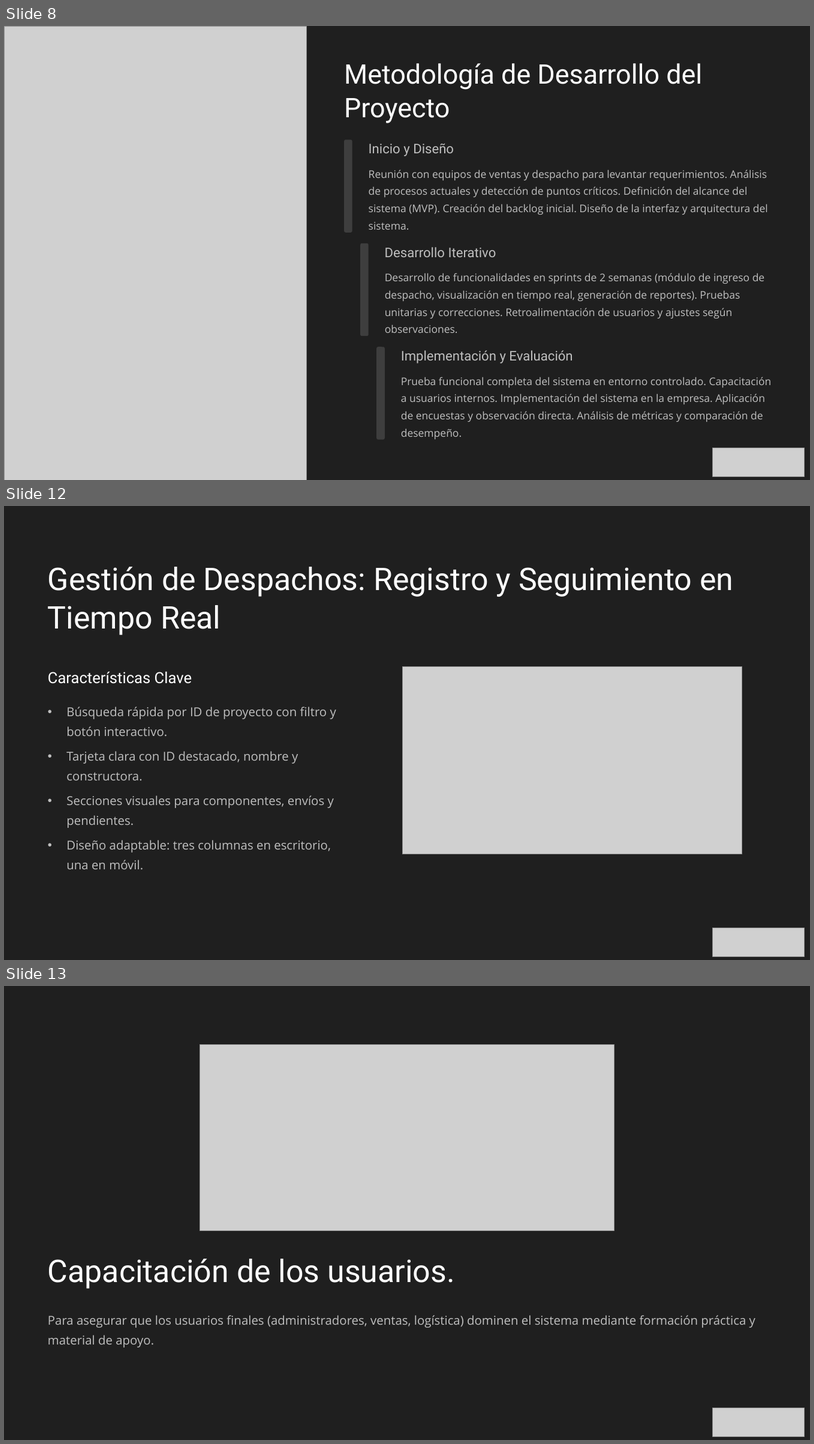
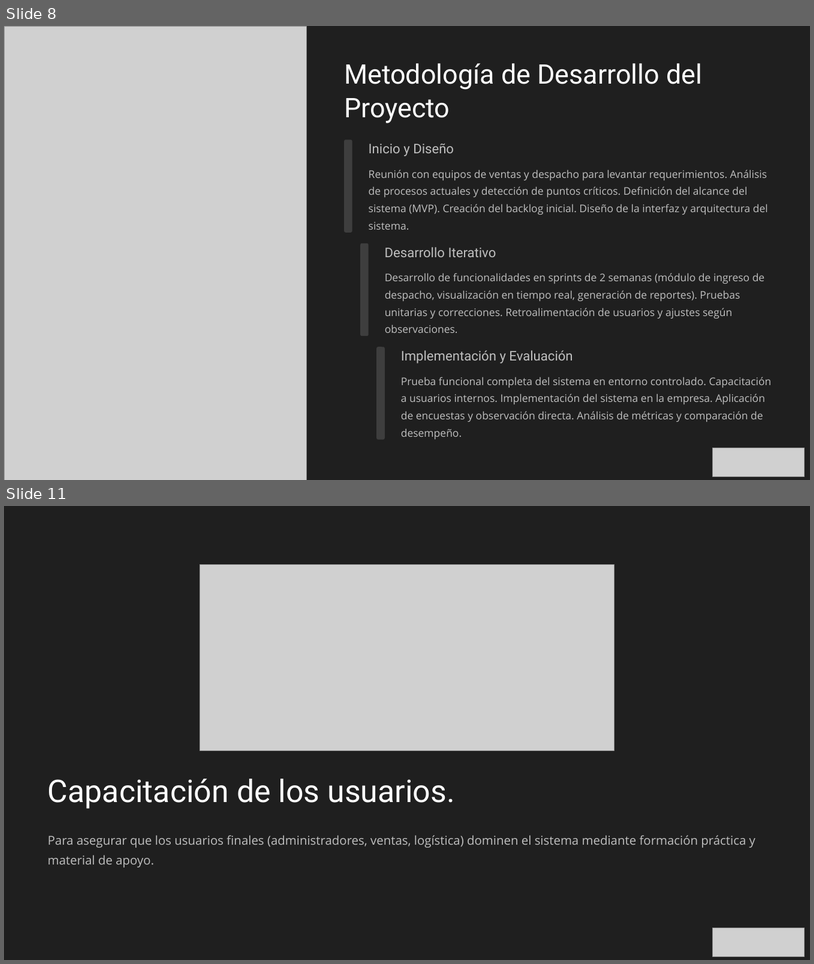
Before and after one commit to MikeBrevis/IACC_Examen_Final, a slide deck: MichelBrevis-Presentación examen final.pptx. Shown one above the other, each under a label of ours: slides 8, 12 and 13 before the commit, slides 8 and 11 after it; the slides between them are not shown. The pictures are 814x1444 and 814x964 pixels, drawn with LibreOffice and Linux fonts; fonts in the diff are those of the drawing; grey boxes stand for pictures; background and template pictures are left out. Boxes give left, top, right and bottom in pixels: in the first picture for what was removed or moved away, otherwise in the second. Text is boxed around its words. In the diff, an @@ line names an element or a change of style, - is before the commit and + after.

```diff
--- a/MichelBrevis-Presentación examen final.pptx
+++ b/MichelBrevis-Presentación examen final.pptx
@@ slide 12 removed at (x1=4, y1=506, x2=810, y2=960), background #FFFFFF; not listed: 1 template element that a slide beside it also shows @@
@@ text removed at (x1=48, y1=567, x2=734, y2=635) @@
-Gestión de Despachos: Registro y Seguimiento en Tiempo Real
@@ picture removed at (x1=402, y1=666, x2=743, y2=854) @@
@@ text removed at (x1=48, y1=671, x2=192, y2=684) @@
-Características Clave
@@ text removed at (x1=66, y1=706, x2=336, y2=736) @@
-• Búsqueda rápida por ID de proyecto con filtro y botón interactivo.
@@ text removed at (x1=66, y1=751, x2=298, y2=780) @@
-• Tarjeta clara con ID destacado, nombre y constructora.
@@ text removed at (x1=66, y1=795, x2=334, y2=828) @@
-• Secciones visuales para componentes, envíos y pendientes.
@@ text removed at (x1=66, y1=840, x2=331, y2=869) @@
-• Diseño adaptable: tres columnas en escritorio, una en móvil.
@@ picture removed at (x1=713, y1=927, x2=805, y2=955) @@
@@ what was slide 13 is now slide 11 @@
```
Also in this commit, not shown: 4 slides changed, 2 slides added, 3 other slides removed.
